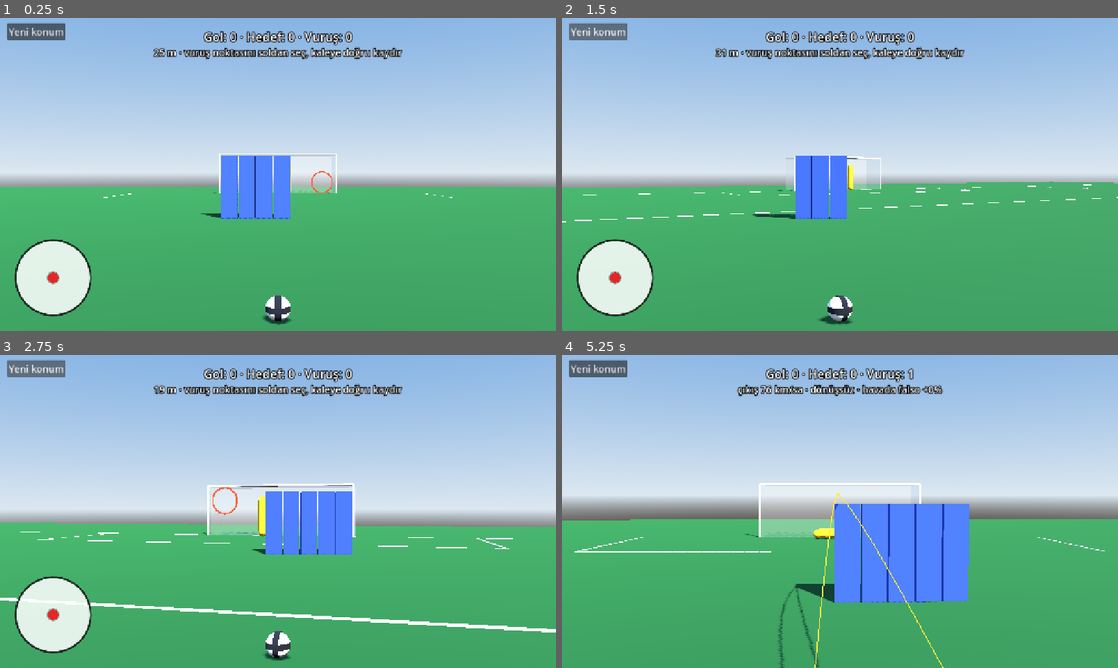
Above: before the commit, frames 1-4 (two rows, left to right).
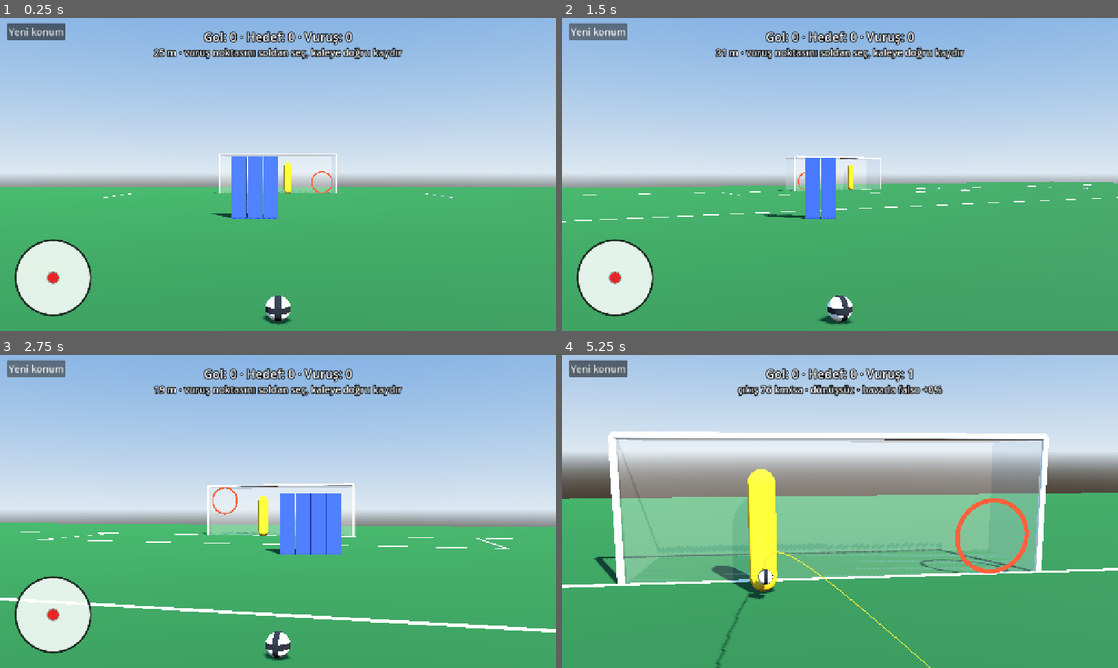
Above: after the commit, the same moments.

Repository: crzyxpo000-max/serbestkick
Game: Godot game, scene res://scenes/main.tscn
Same seed, same stepped clock (60 frames per second), same inputs: the game is played once before the commit and once after it.
Inputs (mouse positions are in pixels of both pictures, inside the frame that each line leads up to):
- Up to frame 1 (0.25 s): no input
- Up to frame 2 (1.5 s): click "Yeni konum" at 0.5 s; click "Yeni konum" at 1.25 s
- Up to frame 3 (2.75 s): click "Yeni konum" at 2 s
- Up to frame 4 (5.25 s): tap Enter at 2.75 s; move the mouse to (962, 495) at 2.77 s; click (962, 495) at 2.92 s; tap Space at 3.5 s; drag from (728, 527) to (812, 574) at 3.52 s; move the mouse to (895, 442) at 4.27 s; click (895, 442) at 4.42 s; drag from (812, 574) to (673, 464) at 5.02 s

The runs differ from the first frame. In frame 1, 1.1% of the frame differs, in the area x 36-53%, y 44-65%; in frame 2, 1.0%; in frame 3, 1.4%; in frame 4, 55%, in the area x 0-100%, y 8-100%.

Commit message:
Kaleci ve baraj kolaylaştırıldı
Kaleci: tepki 0,45 sn, el hızı 3,6 m/s, erişim 2,05 m, adım 1,4 m/s.
Baraj: 2–4 kişi, oyuncu 0,45 m × 1,75 m, zıplama yaklaşık 17 cm, direk dışına taşmıyor.

Co-Authored-By: Claude Fable 5.2 <noreply@anthropic.com>
Claude-Session: https://claude.ai/code/session_01YJkkbKVcy4CSS3GLFm39BF

Diff:
--- a/data/keeper.json
+++ b/data/keeper.json
@@ -1,10 +1,10 @@
 {
 	"_aciklama": "Kaleci ve baraj ayarları. Anahtarlar scripts/keeper/keeper_params.gd alanlarıyla aynıdır.",
-	"reaction_time": 0.38,
+	"reaction_time": 0.45,
 	"reaction_jitter": 0.05,
-	"step_speed": 1.6,
-	"hand_speed": 4.3,
-	"reach": 2.1,
+	"step_speed": 1.4,
+	"hand_speed": 3.6,
+	"reach": 2.05,
 	"body_length": 1.75,
 	"body_radius": 0.22,
 	"depth": 0.6,
@@ -18,12 +18,12 @@
 	"ignore_x": 4.6,
 	"ignore_y": 3.2,
 	"wall_distance": 9.15,
-	"wall_player_width": 0.5,
-	"wall_player_height": 1.8,
+	"wall_player_width": 0.45,
+	"wall_player_height": 1.75,
 	"wall_player_depth": 0.3,
-	"wall_post_cover": 0.3,
+	"wall_post_cover": 0.0,
 	"wall_jump_delay": 0.1,
-	"wall_jump_speed": 2.6,
+	"wall_jump_speed": 1.8,
 	"wall_restitution": 0.4,
 	"wall_friction": 0.3
 }
--- a/project.godot
+++ b/project.godot
@@ -11,7 +11,7 @@
 [application]
 
 config/name="Serbest Kick"
-config/version="0.4.0"
+config/version="0.4.1"
 run/main_scene="res://scenes/main.tscn"
 config/features=PackedStringArray("4.6", "Mobile")
 
--- a/scripts/keeper/keeper_params.gd
+++ b/scripts/keeper/keeper_params.gd
@@ -4,11 +4,11 @@
 
 const DATA_PATH := "res://data/keeper.json"
 
-var reaction_time := 0.38      ## s, vuruştan sonra kalecinin ilk hareketi
+var reaction_time := 0.45      ## s, vuruştan sonra kalecinin ilk hareketi
 var reaction_jitter := 0.05    ## s, tepki süresindeki rastgele oynama
-var step_speed := 1.6          ## m/s, ayakların yana kayması
-var hand_speed := 4.3          ## m/s, ellerin topa uzanma hızı
-var reach := 2.1               ## m, eller ayak noktasından en fazla bu kadar uzaklaşır
+var step_speed := 1.4          ## m/s, ayakların yana kayması
+var hand_speed := 3.6          ## m/s, ellerin topa uzanma hızı
+var reach := 2.05               ## m, eller ayak noktasından en fazla bu kadar uzaklaşır
 var body_length := 1.75        ## m
 var body_radius := 0.22        ## m
 var depth := 0.6               ## m, kaleci çizginin bu kadar önünde durur
@@ -23,12 +23,12 @@
 var ignore_y := 3.2            ## m, bundan yükseğe giden topa uzanmaz
 
 var wall_distance := 9.15      ## m
-var wall_player_width := 0.5
-var wall_player_height := 1.8
+var wall_player_width := 0.45
+var wall_player_height := 1.75
 var wall_player_depth := 0.3
-var wall_post_cover := 0.3     ## m, baraj yakın direk çizgisinin bu kadar dışına taşar
+var wall_post_cover := 0.0     ## m, baraj yakın direk çizgisinin bu kadar dışına taşar
 var wall_jump_delay := 0.1     ## s
-var wall_jump_speed := 2.6     ## m/s, yaklaşık 35 cm zıplama
+var wall_jump_speed := 1.8     ## m/s, yaklaşık 17 cm zıplama
 var wall_restitution := 0.4
 var wall_friction := 0.3
 
--- a/scripts/keeper/wall.gd
+++ b/scripts/keeper/wall.gd
@@ -16,11 +16,9 @@
 ## Mesafeye göre barajdaki oyuncu sayısı.
 static func default_count(spot: Vector3) -> int:
 	var distance := Vector2(spot.x, spot.z).length()
-	if distance < 22.0:
-		return 5
+	if distance < 21.0:
+		return 4
 	if distance < 28.0:
-		return 4
-	if distance < 33.0:
 		return 3
 	return 2
 
--- a/tests/test_keeper.gd
+++ b/tests/test_keeper.gd
@@ -58,10 +58,9 @@
 
 func test_baraj_sayisi_mesafeye_gore() -> Array[String]:
 	var errors: Array[String] = []
-	Check.is_true(errors, "yakından 5", Wall.default_count(Check.spot(19.0)) == 5)
-	Check.is_true(errors, "25 m'den 4", Wall.default_count(Check.spot(25.0)) == 4)
-	Check.is_true(errors, "30 m'den 3", Wall.default_count(Check.spot(30.0)) == 3)
-	Check.is_true(errors, "uzaktan 2", Wall.default_count(Check.spot(35.0)) == 2)
+	Check.is_true(errors, "yakından 4", Wall.default_count(Check.spot(19.0)) == 4)
+	Check.is_true(errors, "25 m'den 3", Wall.default_count(Check.spot(25.0)) == 3)
+	Check.is_true(errors, "uzaktan 2", Wall.default_count(Check.spot(30.0)) == 2)
 	return errors
 
 
@@ -73,7 +72,7 @@
 	var peak := 0.0
 	for i in 100:
 		peak = maxf(peak, wall.jump_offset(i * 0.01))
-	Check.in_range(errors, "zıplama yüksekliği (m)", peak, 0.3, 0.4)
+	Check.in_range(errors, "zıplama yüksekliği (m)", peak, 0.12, 0.22)
 	Check.near(errors, "sonra yere iner", wall.jump_offset(1.0), 0.0, 1e-9)
 	return errors
 
Not shown, changed: CLAUDE.md
